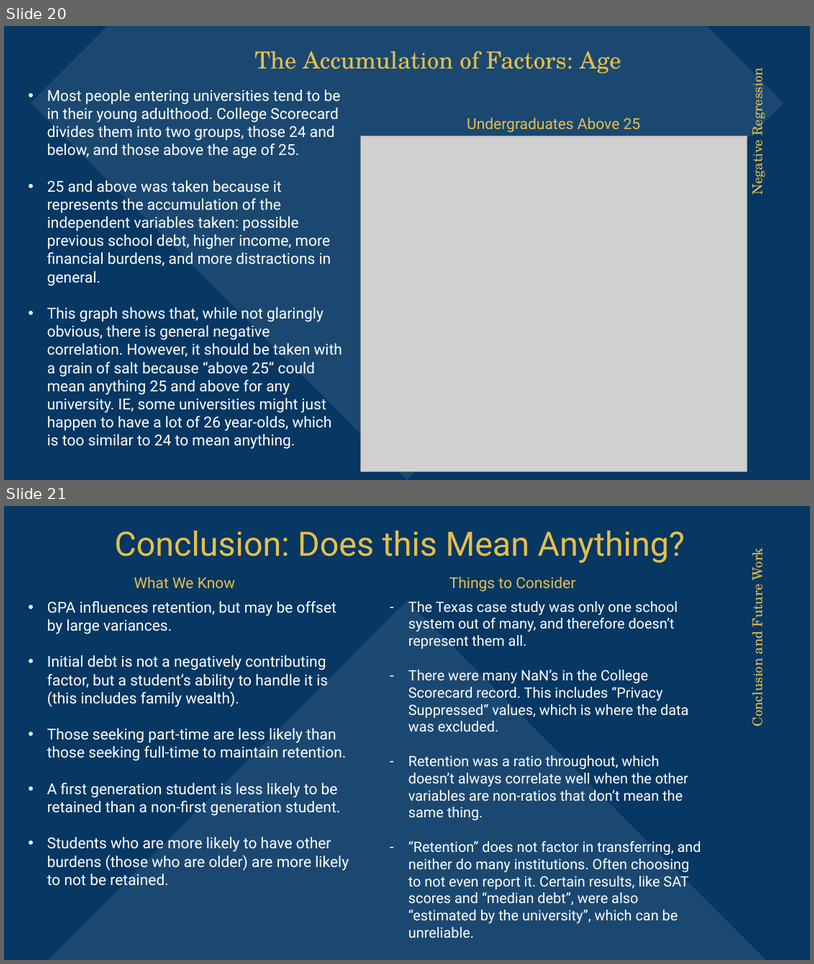
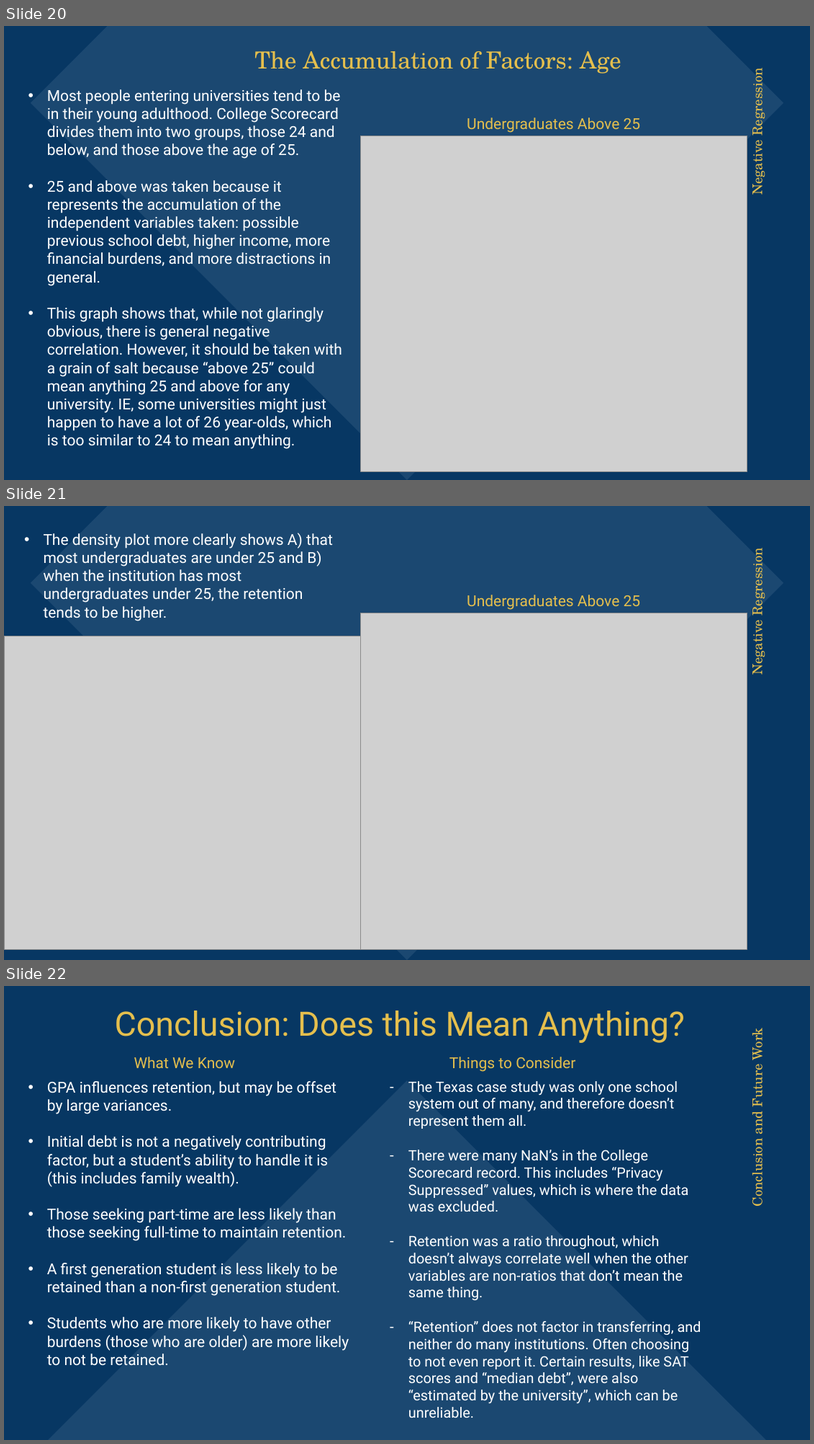
Before and after one commit to dimmediato/College_Scorecard_Data, a slide deck: Powerpoint/Slide Version.pptx. Shown one above the other, each under a label of ours: slides 20 and 21 before the commit, slides 20, 21 and 22 after it. The pictures are 814x964 and 814x1444 pixels, drawn with LibreOffice and Linux fonts; fonts in the diff are those of the drawing; grey boxes stand for pictures. Boxes give left, top, right and bottom in pixels: in the first picture for what was removed or moved away, otherwise in the second. Text is boxed around its words. In the diff, an @@ line names an element or a change of style, - is before the commit and + after.

Commit message:
Added a density to the ages variable

```diff
--- a/Powerpoint/Slide Version.pptx
+++ b/Powerpoint/Slide Version.pptx
@@ slide 21 added at [4,506,810,960], background #073763; not listed: 1 template element that a slide beside it also shows @@
@@ text added at [44,533,333,621], 18 pt, text #FFFFFF @@
+• The density plot more clearly shows A) that most undergraduates are under 25 and B) when the institution has most undergraduates under 25, the retention tends to be higher.
@@ title added at [748,554,767,673], 16 pt, text #E5BF4D @@
+Negative Regression
@@ picture added at [360,613,748,949] @@
@@ text added at [467,595,641,610], 18 pt, text #E5BF4D @@
+Undergraduates Above 25
@@ picture added at [4,636,360,949] @@
@@ what was slide 21 is now slide 22 @@
```
Also in this commit, not shown: 1 slide changed, 2 other files.
